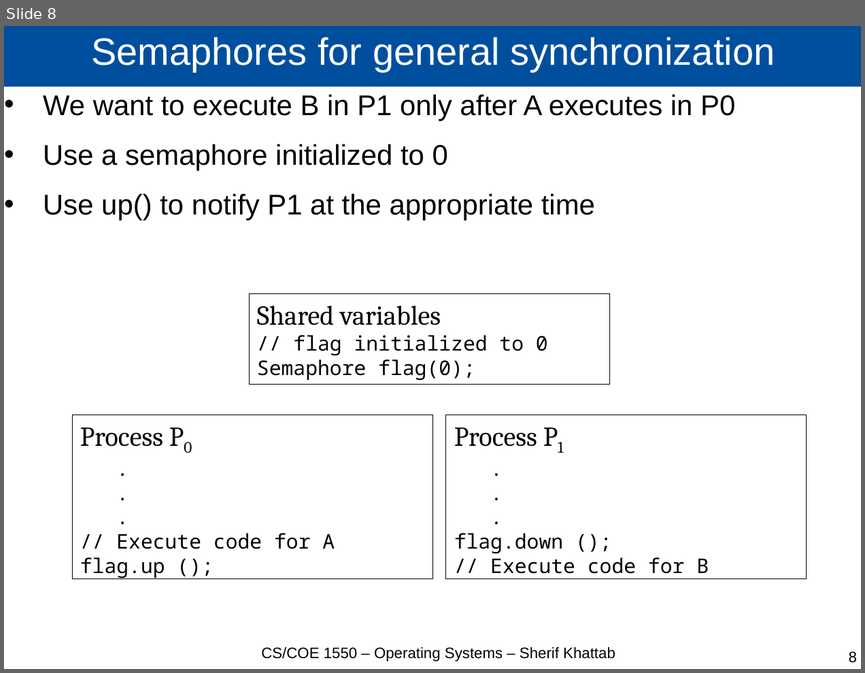
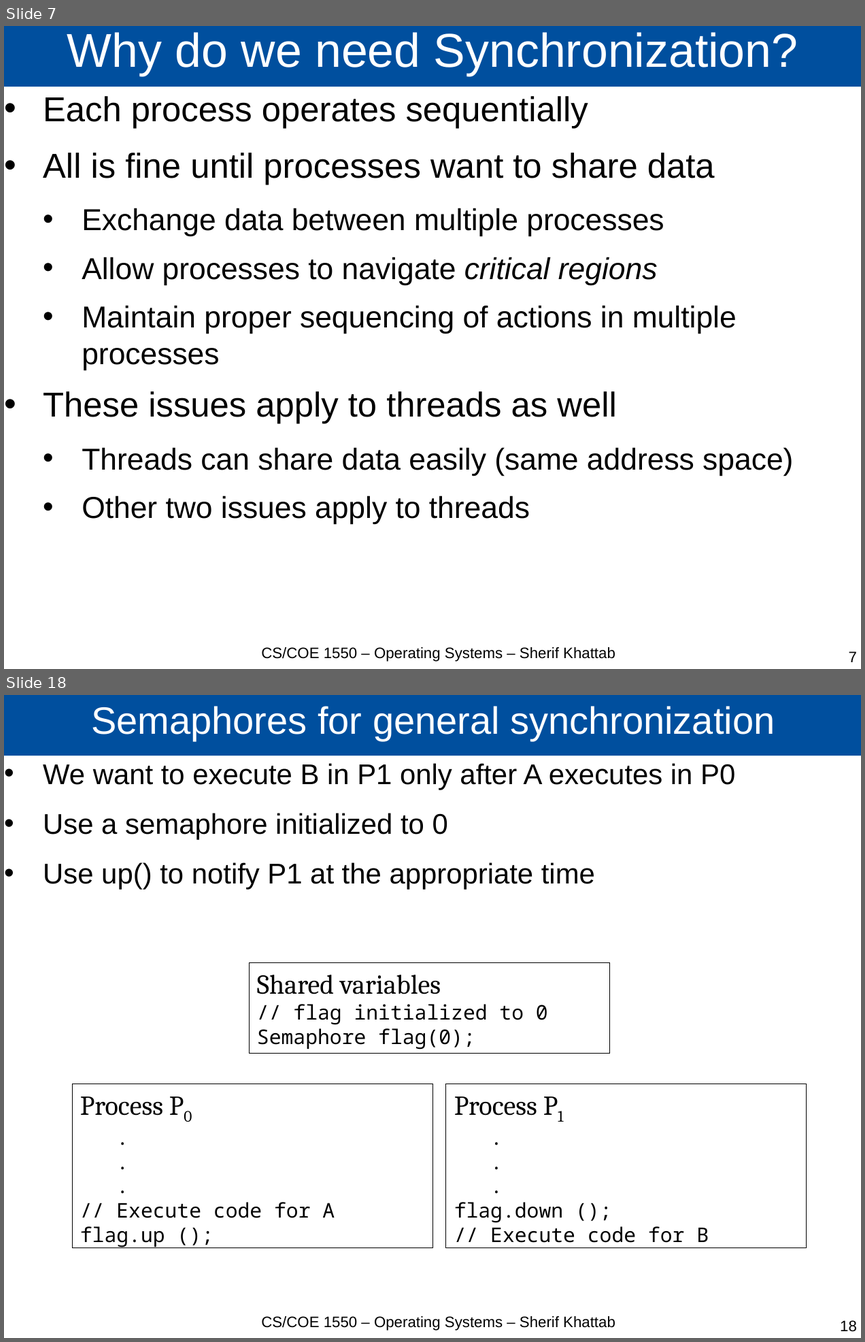
Before and after one commit to cs1550-2224/cs1550-code-handouts, a slide deck: DraftSlides/Lecture4.pptx. Shown one above the other, each under a label of ours: slide 8 before the commit, slides 7 and 18 after it; the slides between them are not shown. The pictures are 865x673 and 865x1342 pixels, drawn with LibreOffice and Linux fonts; fonts in the diff are those of the drawing. Boxes give left, top, right and bottom in pixels: in the first picture for what was removed or moved away, otherwise in the second. Text is boxed around its words. In the diff, an @@ line names an element or a change of style, - is before the commit and + after.

```diff
--- a/DraftSlides/Lecture4.pptx
+++ b/DraftSlides/Lecture4.pptx
@@ slide 7 added at [4, 26, 861, 669], background #FFFFFF @@
@@ title added at [4, 26, 861, 87], fill #004F9E, 44 pt, text #FFFFFF @@
+Why do we need Synchronization?
@@ text added at [43, 96, 793, 524], 28 pt, text #000000 @@
+• Each process operates sequentially
+• All is fine until processes want to share data
+  • Exchange data between multiple processes
+  • Allow processes to navigate critical regions
+  • Maintain proper sequencing of actions in multiple processes
+• These issues apply to threads as well
+  • Threads can share data easily (same address space)
+  • Other two issues apply to threads
@@ text added at [261, 647, 615, 661], 14 pt, text #000000 @@
+CS/COE 1550 – Operating Systems – Sherif Khattab
@@ page number added at [849, 651, 857, 662], 14 pt, text #000000 @@
+7
@@ what was slide 8 is now slide 18 @@
@@ page number at [840, 1320, 857, 1331]: text changed @@
-8
+18
```
Also in this commit, not shown: 1 slide changed, 9 other slides added, 1 other file.
